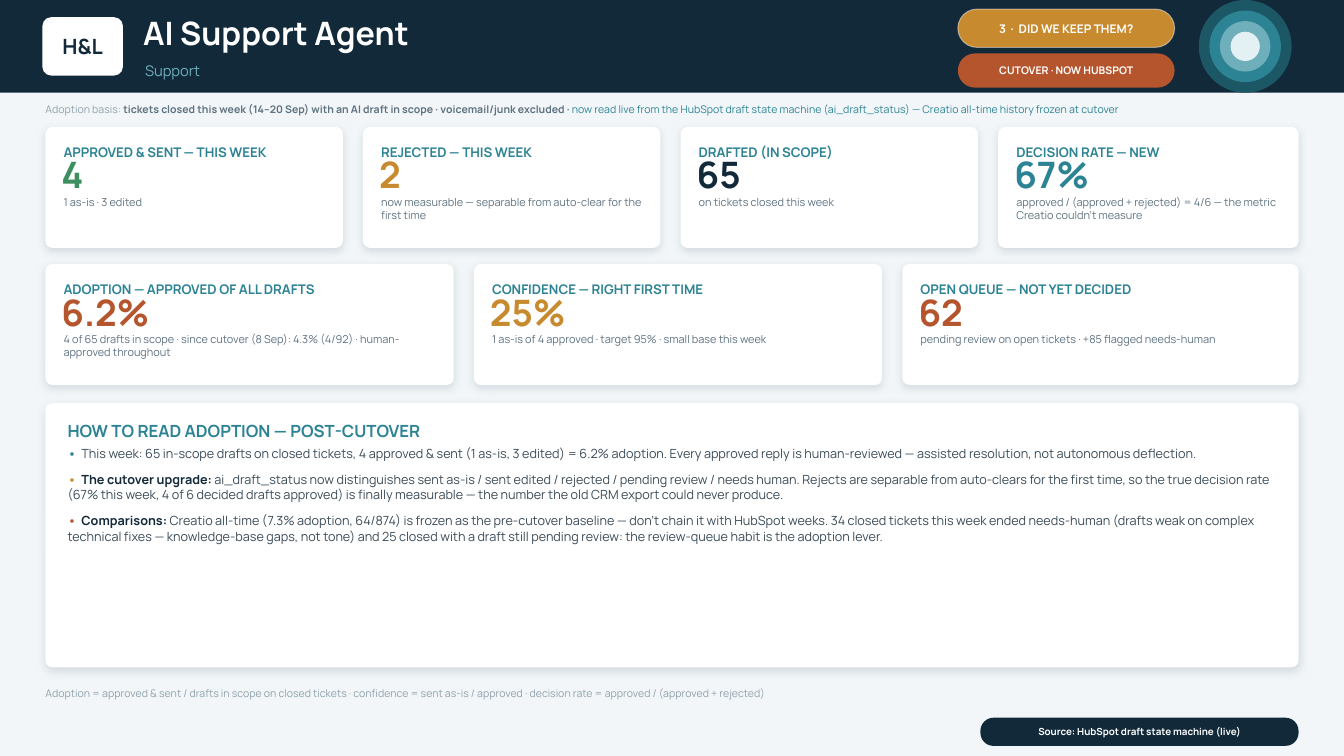
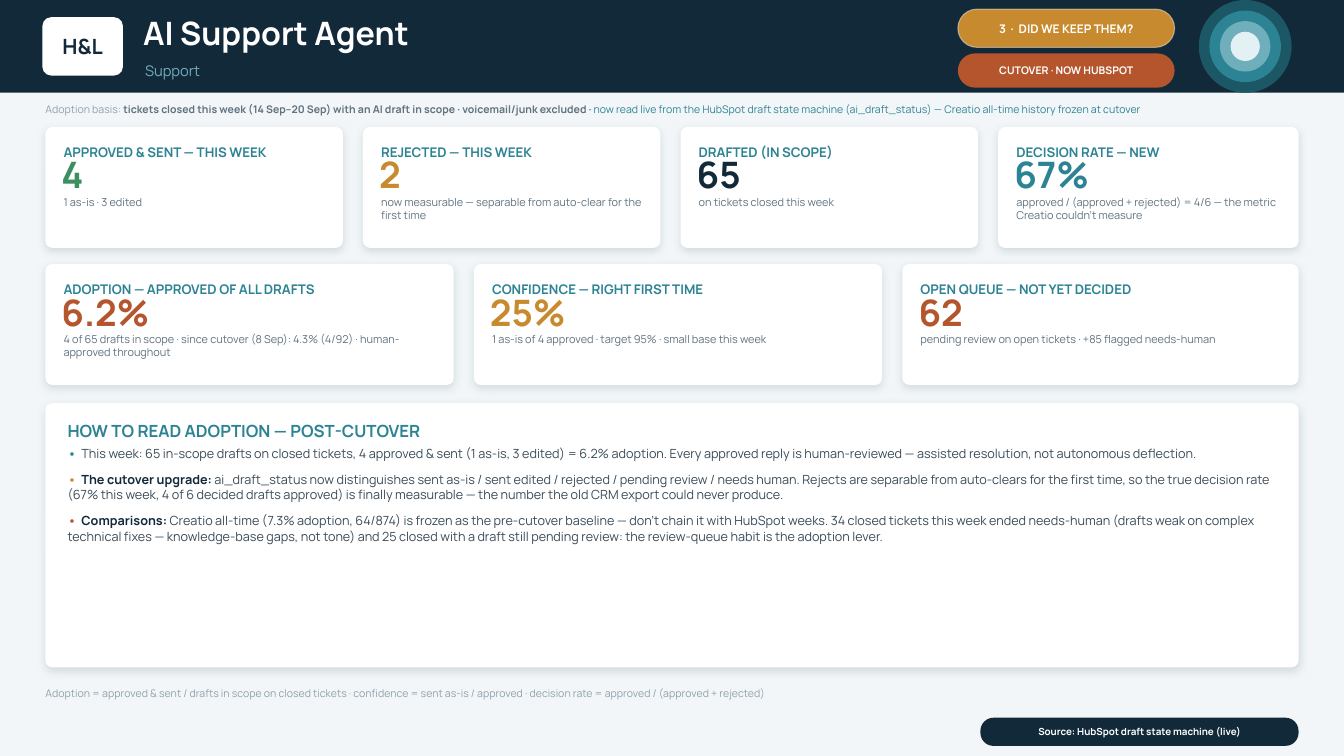
Before and after one commit to ihorner-hl/leadership-reporting, a slide deck: slide 11 of exec-deck/output/H&L Weekly Update - WC 14 Sep 2026.pptx. Drawn at 1344x756 pixels with LibreOffice and Linux fonts; fonts in the diff are those of the drawing. Boxes give left, top, right and bottom in pixels: in the first picture for what was removed or moved away, otherwise in the second. Text is boxed around its words. In the diff, an @@ line names an element or a change of style, - is before the commit and + after.

```diff
--- a/exec-deck/output/H&L Weekly Update - WC 14 Sep 2026.pptx
+++ b/exec-deck/output/H&L Weekly Update - WC 14 Sep 2026.pptx
@@ text at [45,104,1140,116]: text changed @@
-Adoption basis: tickets closed this week (14–20 Sep) with an AI draft in scope · voicemail/junk excluded · now read live from the HubSpot draft state machine (ai_draft_status) — Creatio all-time history frozen at cutover
+Adoption basis: tickets closed this week (14 Sep–20 Sep) with an AI draft in scope · voicemail/junk excluded · now read live from the HubSpot draft state machine (ai_draft_status) — Creatio all-time history frozen at cutover
```
Also in this commit, not shown: 4 other slides changed, 7 other files.
